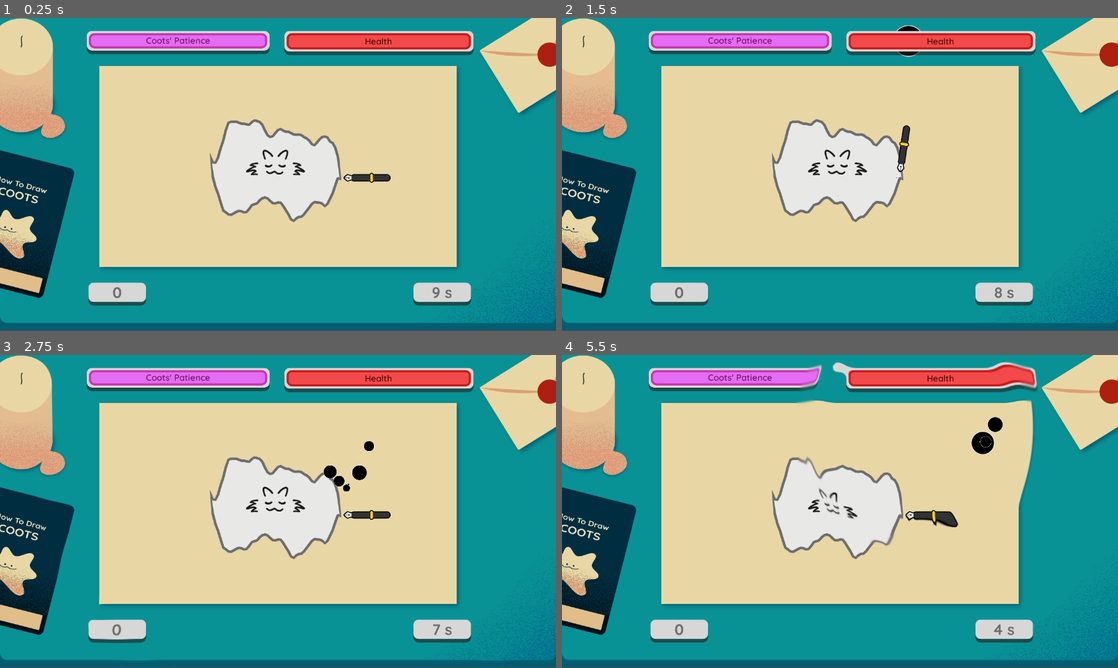
Above: before the commit, frames 1-4 (two rows, left to right).
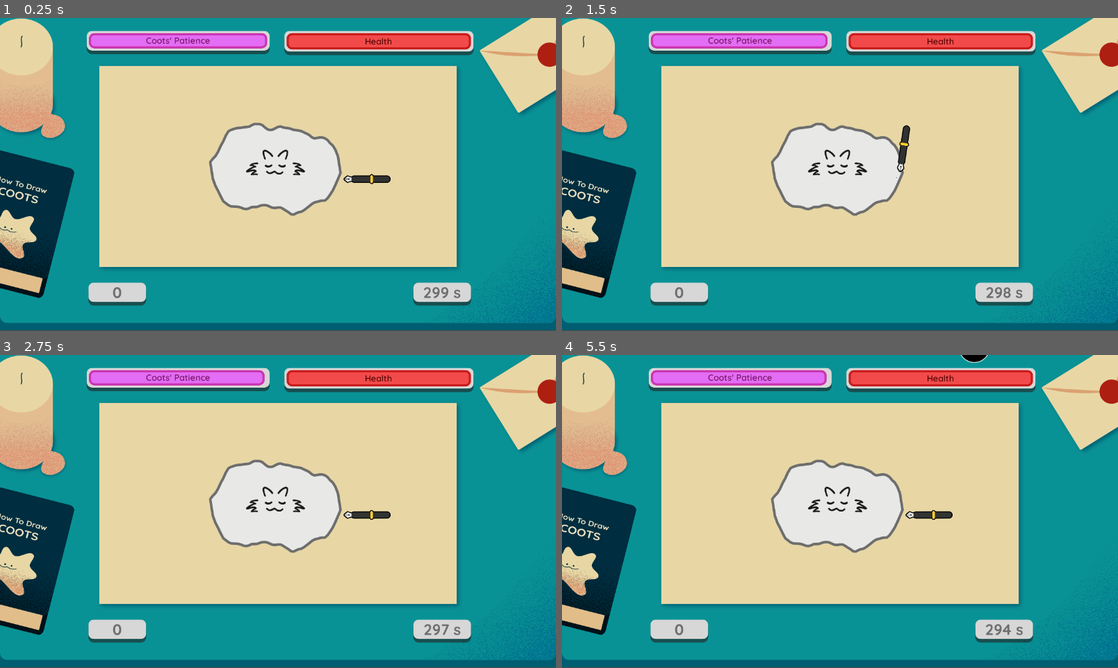
Above: after the commit, the same moments.

Repository: RechieKho/draw-the-coots
Game: Godot game, scene res://scenes/drawing-stage/drawing-stage.tscn
Two runs of this game, one before a commit and one after it. Both use one fixed random seed, a clock stepped at 60 frames per second and the inputs below. The project has no main scene, so this scene is started directly.
Inputs (mouse positions are in pixels of both pictures, inside the frame that each line leads up to):
- Up to frame 1 (0.25 s): no input
- Up to frame 2 (1.5 s): tap Enter at 0.5 s; move the mouse to (840, 168) at 0.52 s; click (840, 168) at 0.67 s; move the mouse to (901, 177) at 1.27 s; click (901, 177) at 1.42 s
- Up to frame 3 (2.75 s): move the mouse to (344, 436) at 2.02 s; click (344, 436) at 2.17 s
- Up to frame 4 (5.5 s): move the mouse to (812, 574) at 2.77 s; click (812, 574) at 2.92 s; move the mouse to (1006, 558) at 3.52 s; click (1006, 558) at 3.67 s; move the mouse to (673, 464) at 4.27 s; click (673, 464) at 4.42 s; move the mouse to (984, 414) at 5.02 s; click (984, 414) at 5.17 s

The runs differ from the first frame. In frame 1, 1.3% of the frame differs, in the area x 37-83%, y 32-90%; in frame 2, 1.4%; in frame 3, 1.8%; in frame 4, 3.7%, in the area x 37-86%, y 0-90%.

Commit message:
Tune the game difficulty.

Diff:
--- a/prefabs/coots/coots.gd
+++ b/prefabs/coots/coots.gd
@@ -34,10 +34,10 @@
 		if event.button_mask & BUTTON_LEFT:
 			set_patience(patience + patience_increase_rate * get_process_delta_time())
 
-func _on_Detector_area_entered(area):
+func _on_Coots_area_entered(area):
 	if area.name == "PenTip": is_angry = true
 
-func _on_Detector_area_exited(area):
+func _on_Coots_area_exited(area):
 	if area.name == "PenTip": is_angry = false
 
 func get_area(): return Math.calculate_area(shape)
--- a/prefabs/coots/coots.tscn
+++ b/prefabs/coots/coots.tscn
@@ -236,7 +236,7 @@
 script = ExtResource( 1 )
 outline_color = Color( 0.431373, 0.431373, 0.431373, 1 )
 outline_width = 5.0
-complexity = 69.0
+complexity = 30.0
 
 [node name="CollisionPolygon2D" type="CollisionPolygon2D" parent="."]
 visible = false
@@ -286,3 +286,6 @@
 anims/OPEN_LEFT_EYE = SubResource( 1 )
 anims/OPEN_RIGHT_EYE = SubResource( 2 )
 anims/RESET = SubResource( 3 )
+
+[connection signal="area_entered" from="." to="." method="_on_Coots_area_entered"]
+[connection signal="area_exited" from="." to="." method="_on_Coots_area_exited"]
--- a/scenes/drawing-stage/drawing-stage.gd
+++ b/scenes/drawing-stage/drawing-stage.gd
@@ -2,6 +2,7 @@
 
 
 export(Color) var pen_color := Color.black
+export(float, 0, 600) var difficulty_increment_duration := 230
 
 onready var coots := $Coots
 onready var pen := $Pen
@@ -14,6 +15,9 @@
 var points : PoolVector2Array = []
 
 func _ready():
+	create_tween().tween_property(
+		$SpawnTimer, "wait_time", 1.0, difficulty_increment_duration
+	)
 	setup_drawing()
 
 func _draw():
--- a/scenes/drawing-stage/drawing-stage.tscn
+++ b/scenes/drawing-stage/drawing-stage.tscn
@@ -172,7 +172,7 @@
 [sub_resource type="CircleShape2D" id=7]
 
 [sub_resource type="RectangleShape2D" id=19]
-extents = Vector2( 625.5, 70.5 )
+extents = Vector2( 185.5, 70.5 )
 
 [node name="DrawingStage" type="Node2D"]
 script = ExtResource( 1 )
@@ -318,7 +318,7 @@
 
 [node name="DrawingTimer" type="Timer" parent="UI/TimeLeftCounter"]
 process_mode = 0
-wait_time = 10.0
+wait_time = 300.0
 one_shot = true
 autostart = true
 
@@ -542,27 +542,34 @@
 stream = ExtResource( 15 )
 autoplay = true
 
-[node name="SpiderSpawner" type="CollisionShape2D" parent="."]
-position = Vector2( 637.5, -83.5 )
+[node name="SpawnTimer" type="Timer" parent="."]
+process_mode = 0
+wait_time = 5.0
+autostart = true
+
+[node name="SpiderSpawnerLeft" type="CollisionShape2D" parent="."]
+position = Vector2( 204, -83 )
 shape = SubResource( 19 )
 script = ExtResource( 16 )
 
-[node name="SpawnTimer" type="Timer" parent="SpiderSpawner"]
-process_mode = 0
-autostart = true
+[node name="SpiderSpawnerRight" type="CollisionShape2D" parent="."]
+position = Vector2( 1075, -83.5 )
+shape = SubResource( 19 )
+script = ExtResource( 16 )
 
 [connection signal="on_hurting" from="UI/Bitten" to="UI/ProgressBars/HealthBar" method="reduce_health"]
 [connection signal="on_relieving" from="UI/Bitten" to="Coots" method="increase_patience"]
 [connection signal="on_start_biting" from="UI/Bitten" to="Pen" method="set_is_grabbing" binds= [ false ]]
 [connection signal="timeout" from="UI/Bitten/BitingTimer" to="UI/Bitten" method="set_biting" binds= [ false ]]
 [connection signal="timeout" from="UI/TimeLeftCounter/DrawingTimer" to="." method="_on_Timer_timeout"]
-[connection signal="timeout" from="UI/TimeLeftCounter/DrawingTimer" to="SpiderSpawner/SpawnTimer" method="stop"]
+[connection signal="timeout" from="UI/TimeLeftCounter/DrawingTimer" to="SpawnTimer" method="stop"]
 [connection signal="button_up" from="UI/Result/Panel/Buttons/RedrawButton" to="UI/Result" method="_on_RedrawButton_button_up"]
 [connection signal="area_exited" from="PenDetectors/AwayDetector" to="." method="_on_AwayDetector_area_exited"]
 [connection signal="area_entered" from="PenDetectors/ReturnDetector" to="." method="_on_ReturnDetector_area_entered"]
 [connection signal="on_lost_control" from="Coots" to="UI/Bitten" method="set_biting" binds= [ true ]]
 [connection signal="on_patience_changed" from="Coots" to="UI/ProgressBars/CootsPatienceMeter" method="update_patience_meter"]
 [connection signal="on_stroke" from="Pen" to="." method="add_stroke_point"]
-[connection signal="timeout" from="SpiderSpawner/SpawnTimer" to="SpiderSpawner" method="might_spawn_spider"]
+[connection signal="timeout" from="SpawnTimer" to="SpiderSpawnerLeft" method="might_spawn_spider"]
+[connection signal="timeout" from="SpawnTimer" to="SpiderSpawnerRight" method="might_spawn_spider"]
 
 [editable path="Pen"]
--- a/scenes/drawing-stage/spider-spawner.gd
+++ b/scenes/drawing-stage/spider-spawner.gd
@@ -9,6 +9,7 @@
 
 onready var target_node := get_node(target_node_path) as Node2D
 onready var rectangle := shape as RectangleShape2D
+
 
 func spawn_spider():
 	var spider_resource := preload("res://prefabs/spider/spider.tscn")
